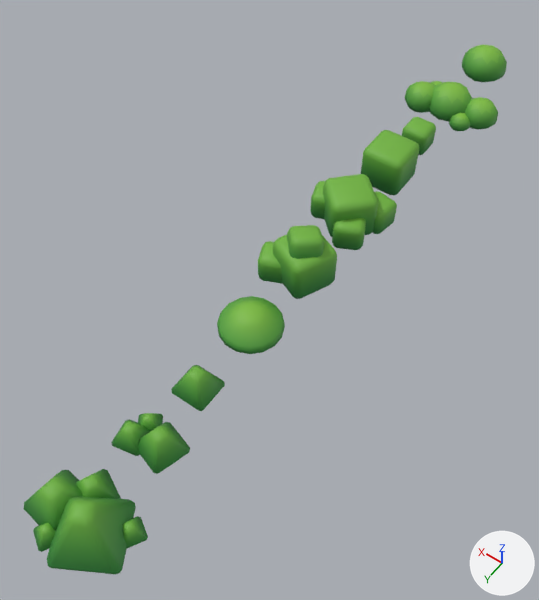
Two versions of the glTF model glb/assets/bush/bush.glb, one commit apart.
Before and after are seen from a 50 mm lens placed at (-2.8, 22.3, 15.6), pointed at (4.4, 12.2, -0.3). The lights are fixed; the arrows at lower right show +X, +Y and +Z. The older version comes first. Objects named as collision shapes, trigger or cutter boxes, shadow casters or lower levels of detail are left out. Where no turn or scale is listed for an object, it has been applied to the vertices.

In view in the first picture: 'Bush_1_D_Color1', 'Bush_1_G_Color1', 'Bush_2_B_Color1', 'Bush_2_C_Color1', 'Bush_2_E_Color1', 'Bush_2_F_Color1', 'Bush_3_B_Color1', 'Bush_4_B_Color1', 'Bush_4_D_Color1', 'Bush_4_E_Color1'.
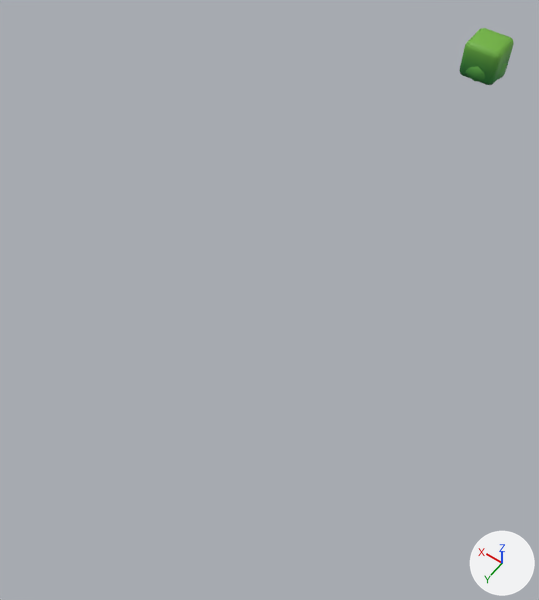
The newer file is also turned or shifted as a whole; pictures and numbers use the older file's frame.

Pixel boxes (x1, y1, x2, y2) of what changed, in the pictures (539 x 600 px):
'Bush_4_E_Color1', deleted (green): before (23, 469, 148, 575)
'Bush_2_C_Color1', moved: before (361, 130, 419, 195); after (460, 28, 513, 85)
'Bush_2_E_Color1', deleted (green): before (310, 174, 397, 250)
'Bush_2_F_Color1', deleted (green): before (258, 225, 337, 299)
'Bush_1_G_Color1', deleted (green): before (405, 81, 498, 131)
'Bush_3_B_Color1', deleted (green): before (217, 296, 285, 354)
'Bush_4_D_Color1', deleted (green): before (111, 413, 190, 474)
'Bush_4_B_Color1', deleted (green): before (171, 365, 225, 411)
'Bush_2_B_Color1', deleted (green): before (402, 117, 436, 155)
'Bush_1_D_Color1', unchanged, covered by the edit: before (462, 45, 507, 82); after (466, 63, 507, 82)

Diff of the bpy script that builds the scene:
```diff
--- a/glb/assets/bush/bush.glb.py
+++ b/glb/assets/bush/bush.glb.py
@@ ob_bush_1_g_color1 @@
-ob_bush_1_g_color1 = bpy.data.objects.new('Bush_1_G_Color1', me_bush_1_g_color1)
-ob_bush_1_g_color1.location = (4.1, 2.55, 0.0)
@@ ob_bush_2_b_color1 @@
-ob_bush_2_b_color1 = bpy.data.objects.new('Bush_2_B_Color1', me_bush_2_b_color1)
-ob_bush_2_b_color1.location = (4.1, 4.73, 0.0)
@@ ob_bush_2_c_color1 @@
 ob_bush_2_c_color1 = bpy.data.objects.new('Bush_2_C_Color1', me_bush_2_c_color1)
-ob_bush_2_c_color1.location = (4.1, 6.56, 0.0)
+ob_bush_2_c_color1.location = (4.1, 0.0, 0.0)
@@ ob_bush_2_e_color1 @@
-ob_bush_2_e_color1 = bpy.data.objects.new('Bush_2_E_Color1', me_bush_2_e_color1)
-ob_bush_2_e_color1.location = (4.1, 8.81, 0.0)
@@ ob_bush_2_f_color1 @@
-ob_bush_2_f_color1 = bpy.data.objects.new('Bush_2_F_Color1', me_bush_2_f_color1)
-ob_bush_2_f_color1.location = (4.1, 11.29, 0.0)
@@ ob_bush_3_b_color1 @@
-ob_bush_3_b_color1 = bpy.data.objects.new('Bush_3_B_Color1', me_bush_3_b_color1)
-ob_bush_3_b_color1.location = (4.1, 13.47, 0.0)
@@ ob_bush_4_b_color1 @@
-ob_bush_4_b_color1 = bpy.data.objects.new('Bush_4_B_Color1', me_bush_4_b_color1)
-ob_bush_4_b_color1.location = (4.1, 15.61, 0.0)
@@ ob_bush_4_d_color1 @@
-ob_bush_4_d_color1 = bpy.data.objects.new('Bush_4_D_Color1', me_bush_4_d_color1)
-ob_bush_4_d_color1.location = (4.1, 17.29, 0.0)
@@ ob_bush_4_e_color1 @@
-ob_bush_4_e_color1 = bpy.data.objects.new('Bush_4_E_Color1', me_bush_4_e_color1)
-ob_bush_4_e_color1.location = (4.1, 19.59, 0.0)
```
